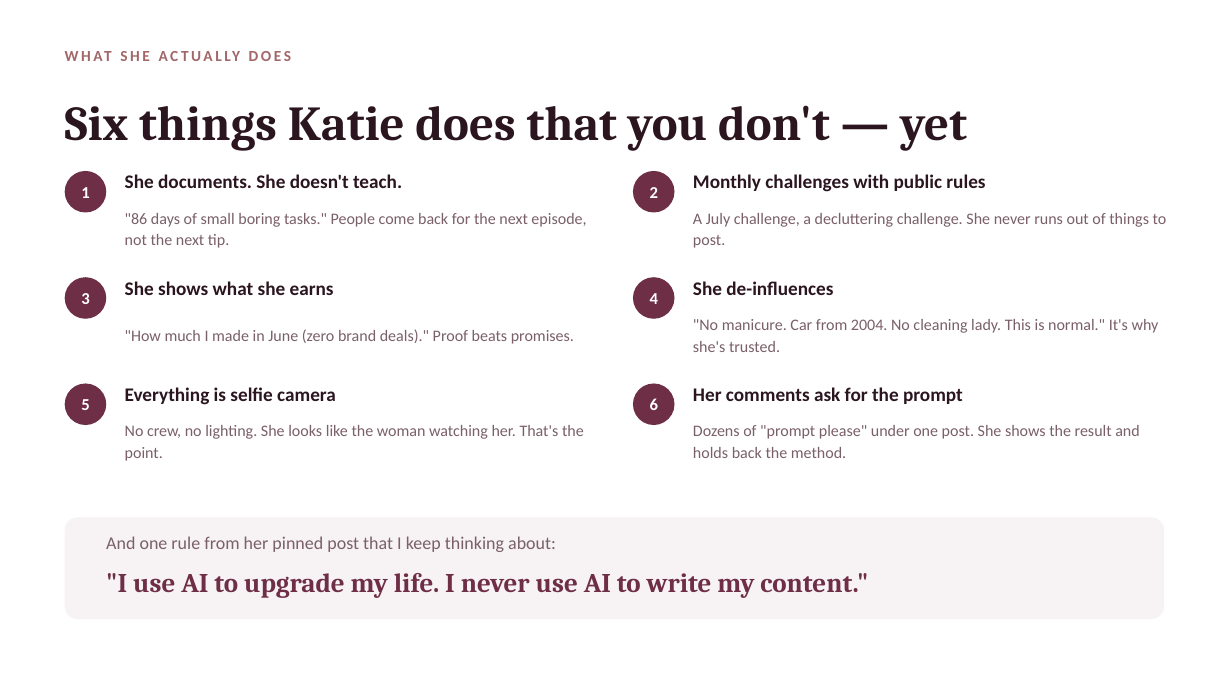
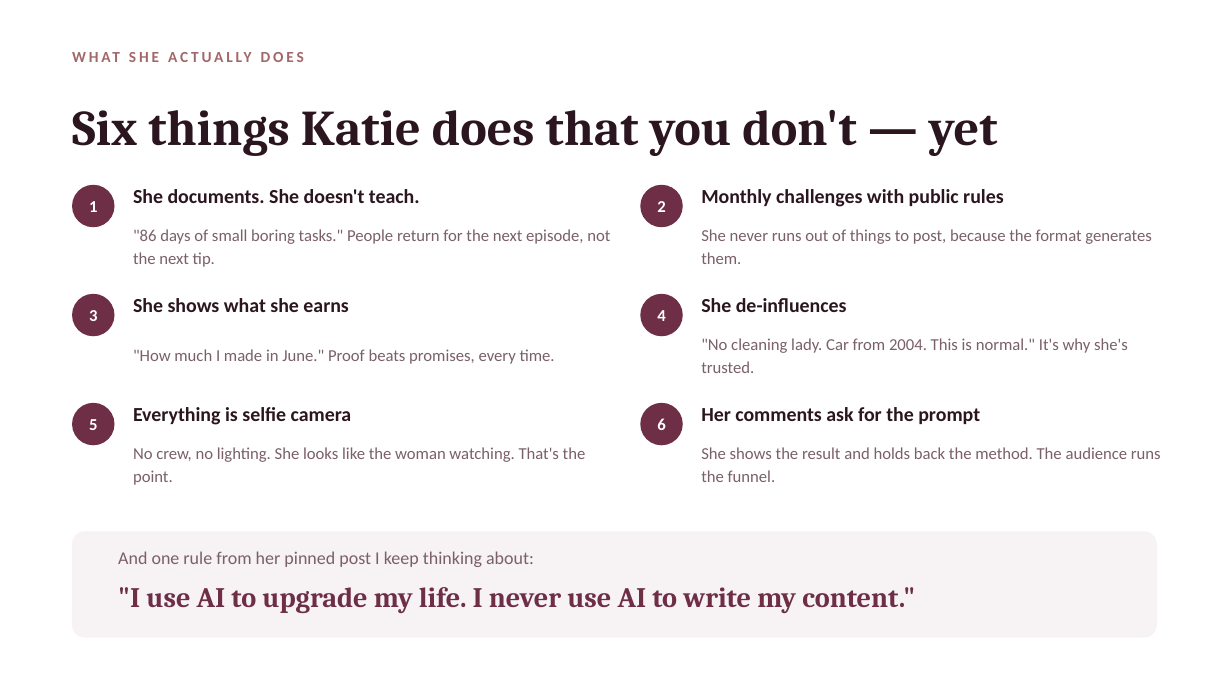
Before and after one commit to productionxin/Assets, a slide deck: slide 12 of clients/juhi-agarwal-nexther/neXtHer-What-I-Found.pptx (slide 13 before the commit). Drawn at 1232x693 pixels with LibreOffice and Linux fonts; fonts in the diff are those of the drawing. Boxes give left, top, right and bottom in pixels: in the first picture for what was removed or moved away, otherwise in the second. Text is boxed around its words. In the diff, an @@ line names an element or a change of style, - is before the commit and + after.

```diff
--- a/clients/juhi-agarwal-nexther/neXtHer-What-I-Found.pptx
+++ b/clients/juhi-agarwal-nexther/neXtHer-What-I-Found.pptx
@@ text "WHAT SHE ACTUALLY DOES": place and size @@
-text "WHAT SHE ACTUALLY DOES" at [65, 42, 1165, 69]
+text "WHAT SHE ACTUALLY DOES" at [72, 43, 1157, 70]
@@ text "WHAT SHE ACTUALLY DOES" at [72, 43, 1157, 70]: letter spacing 2 to 2.2 pt @@
@@ text "Six things Katie does that ...": place and size @@
-text "Six things Katie does that ..." at [65, 105, 967, 150]
+text "Six things Katie does that ..." at [72, 110, 998, 155]
@@ text "Six things Katie does that ..." at [72, 110, 998, 155]: size 38 to 39 pt; line spacing 44pt to 45pt @@
@@ text at [133, 229, 610, 267]: text changed; size 12.5 to 13 pt @@
-"86 days of small boring tasks." People come back for the next episode, not the next tip.
+"86 days of small boring tasks." People return for the next episode, not the next tip.
@@ text at [701, 229, 1151, 264]: text changed; size 12.5 to 13 pt @@
-A July challenge, a decluttering challenge. She never runs out of things to post.
+She never runs out of things to post, because the format generates them.
@@ 4 texts, 4 ellipses: place and size @@
-4 texts, 4 ellipses at [65, 171, 675, 319]
+4 texts, 4 ellipses at [72, 185, 683, 336]
@@ 4 texts: place and size @@
-4 texts at [125, 174, 985, 295]
+4 texts at [133, 189, 1004, 312]
@@ text at [133, 349, 555, 364]: text changed; size 12.5 to 13 pt @@
-"How much I made in June (zero brand deals)." Proof beats promises.
+"How much I made in June." Proof beats promises, every time.
@@ text at [701, 338, 1128, 373]: text changed; size 12.5 to 13 pt @@
-"No manicure. Car from 2004. No cleaning lady. This is normal." It's why she's trusted.
+"No cleaning lady. Car from 2004. This is normal." It's why she's trusted.
@@ size 15 to 15.5 pt in 6 elements at [701, 189, 1004, 207], [133, 189, 420, 203], [133, 298, 348, 312], [701, 298, 847, 312], [701, 407, 980, 424], [133, 407, 352, 425] @@
@@ text "Everything is selfie camera": place and size @@
-text "Everything is selfie camera" at [125, 387, 336, 405]
+text "Everything is selfie camera" at [133, 407, 352, 425]
@@ 2 texts, 2 ellipses: place and size @@
-2 texts, 2 ellipses at [65, 384, 675, 425]
+2 texts, 2 ellipses at [72, 403, 683, 445]
@@ text "Her comments ask for the ...": place and size @@
-text "Her comments ask for the ..." at [693, 387, 963, 404]
+text "Her comments ask for the ..." at [701, 407, 980, 424]
@@ text at [133, 447, 586, 485]: text changed; size 12.5 to 13 pt @@
-No crew, no lighting. She looks like the woman watching her. That's the point.
+No crew, no lighting. She looks like the woman watching. That's the point.
@@ text at [701, 447, 1161, 482]: text changed; size 12.5 to 13 pt @@
-Dozens of "prompt please" under one post. She shows the result and holds back the method.
+She shows the result and holds back the method. The audience runs the funnel.
@@ rounded rectangle: place and size @@
-rounded rectangle at [65, 518, 1165, 619]
+rounded rectangle at [72, 531, 1157, 638]
@@ rounded rectangle at [72, 531, 1157, 638]: proportions changed @@
@@ text at [118, 551, 534, 567]: text changed @@
-And one rule from her pinned post that I keep thinking about:
+And one rule from her pinned post I keep thinking about:
@@ text ""I use AI to upgrade ...": place and size @@
-text ""I use AI to upgrade ..." at [106, 573, 868, 598]
+text ""I use AI to upgrade ..." at [118, 587, 915, 613]
@@ text ""I use AI to upgrade ..." at [118, 587, 915, 613]: size 21 to 22 pt @@
```
Also in this commit, not shown: 17 other slides changed, 3 slides added, 2 slides removed, 11 other files.
